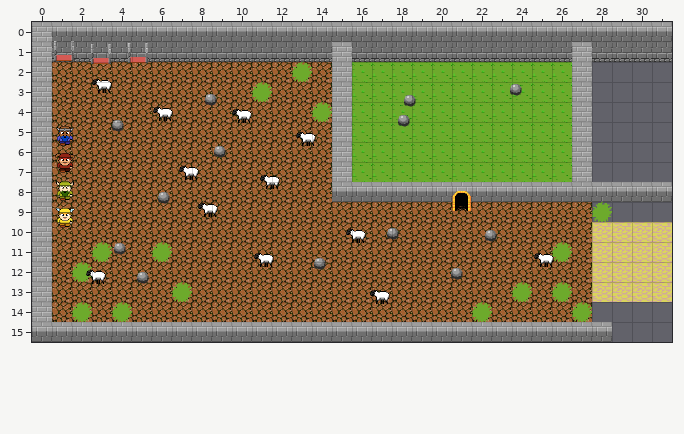
Level history. Tiled map: maps/level03.tmx. The picture above was drawn from the file before the commit.
Cells are 32x32 px. Shown: x 0..31, y 0..15.
And afterwards:
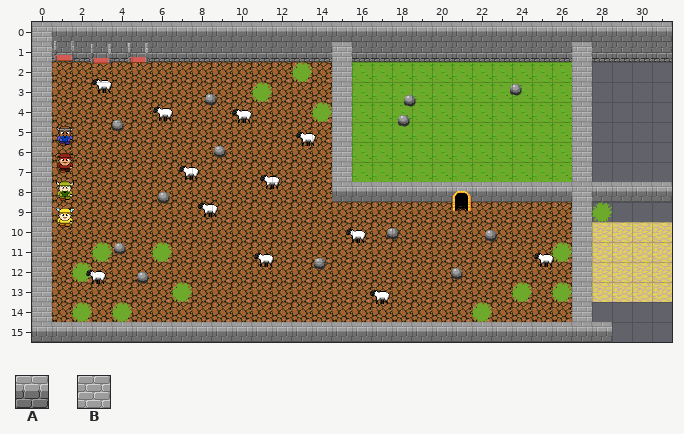
Key: from "world": A 2, B 3.
_ is an empty cell.
Tiles replaced or removed in this view: A.
The exact change:
Changed rows in their new state; . is an unchanged cell.
Layer "Walls":
first column x 27:
 8 B
 9 B
10 B
11 B
12 B
13 B
14 B
